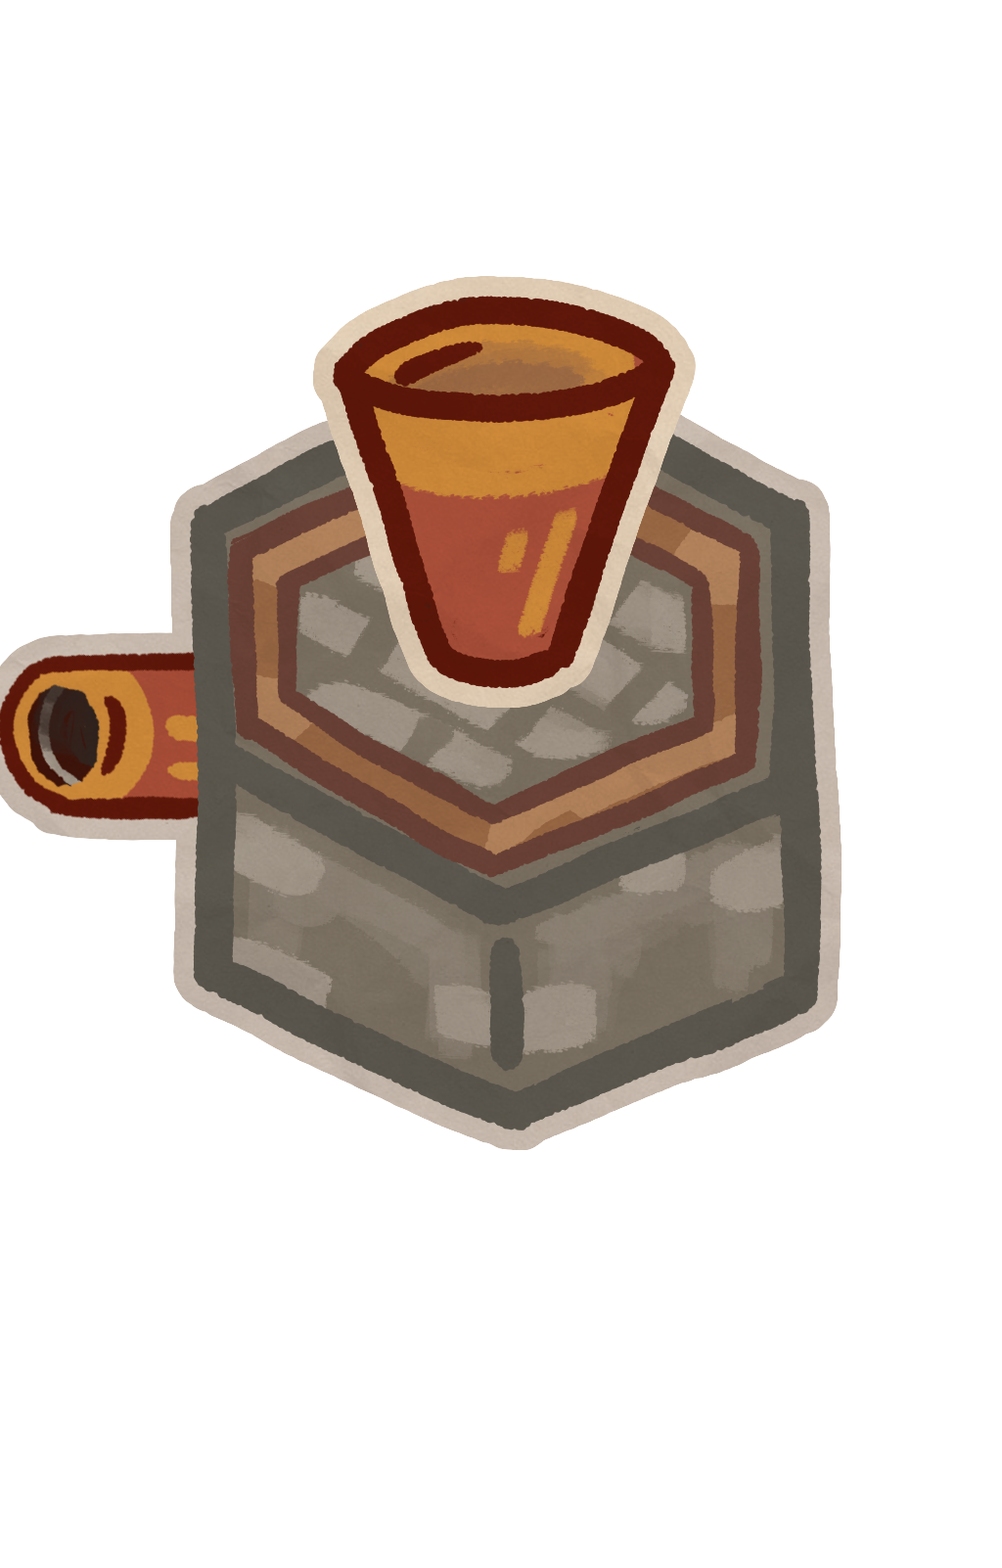
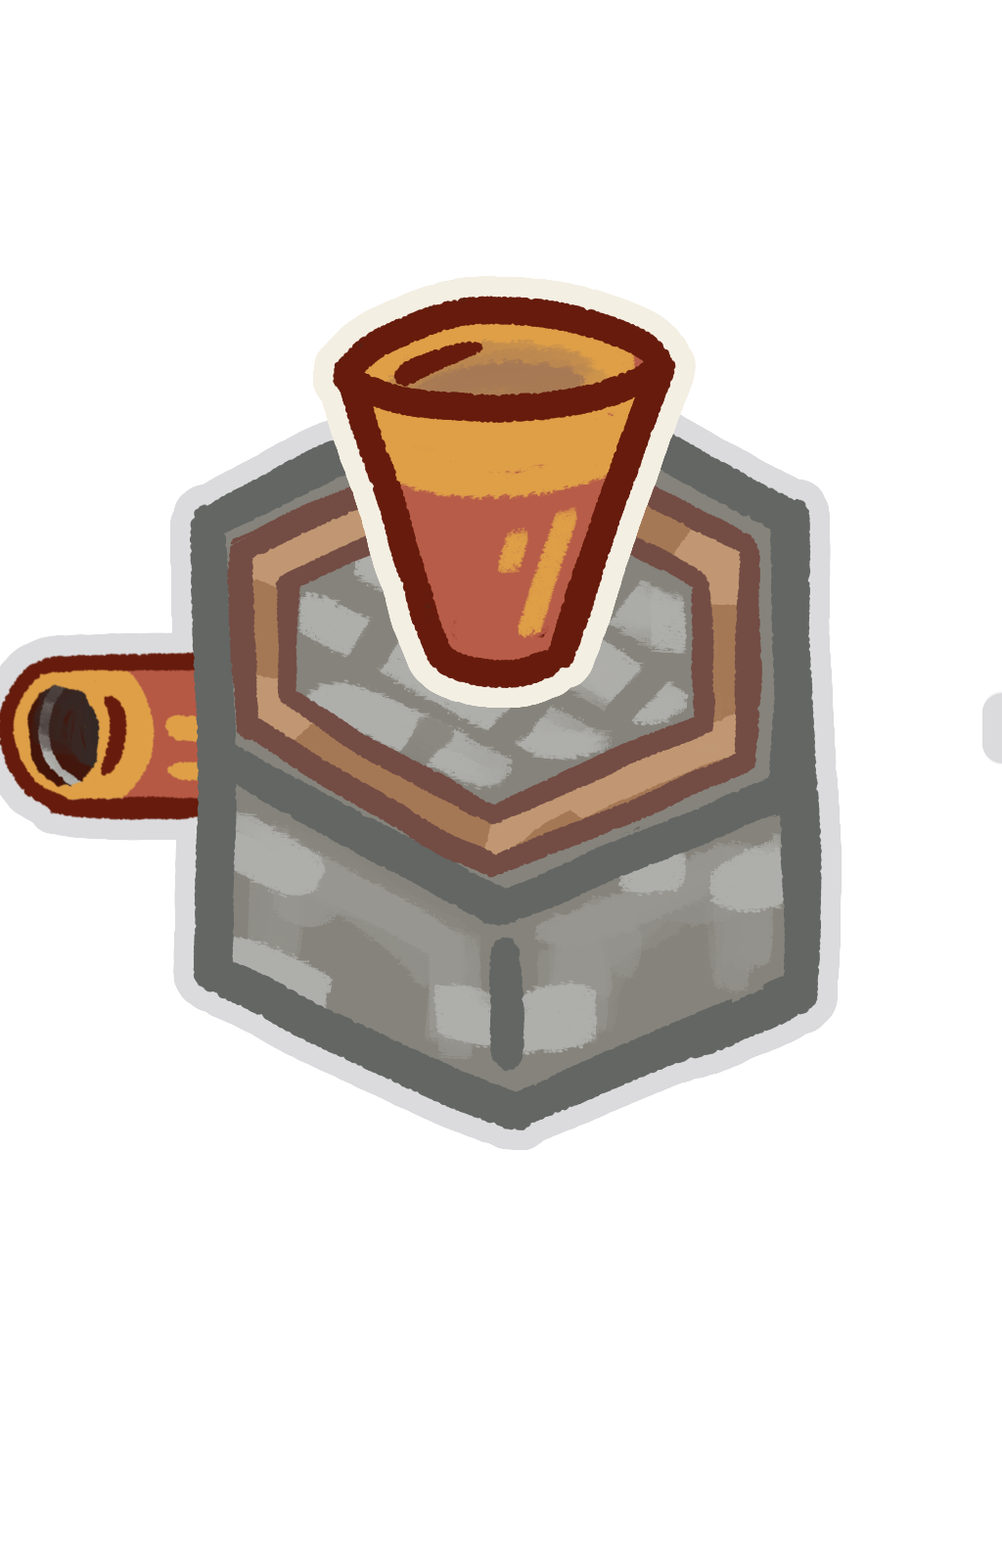
Comparing the layer stacks of the two w=1002, h=1568 images. Changes:
pixels changed over [0, 276, 1002, 1151] (layer not identified)